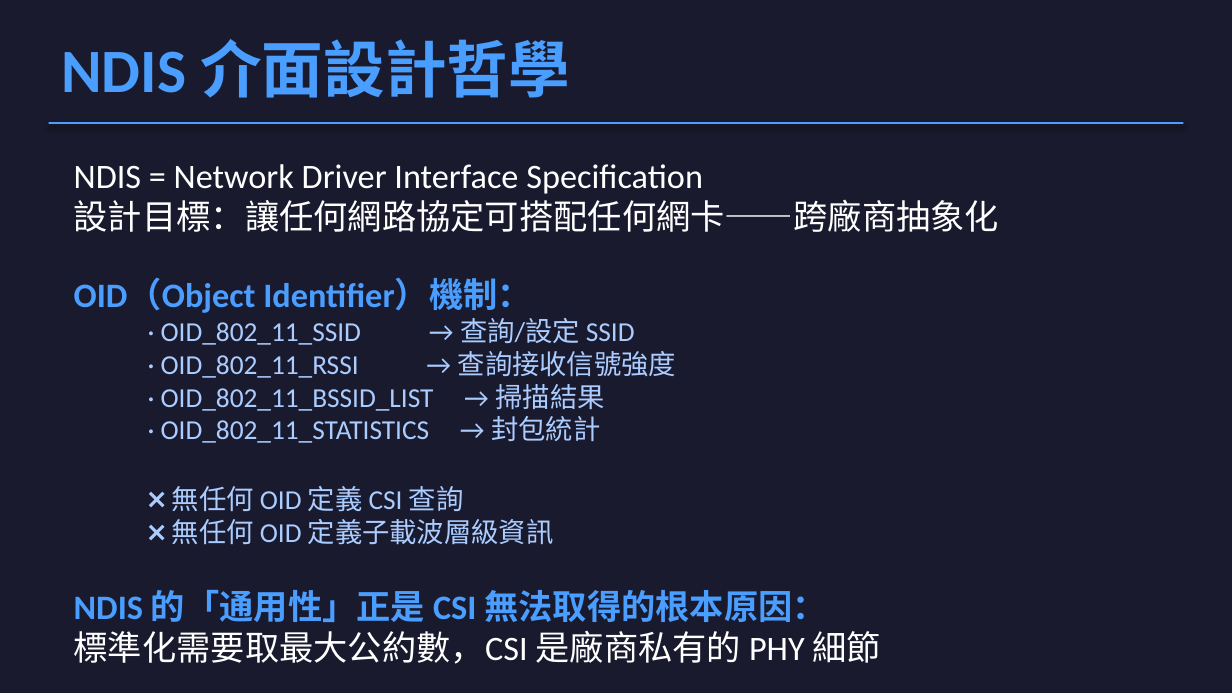
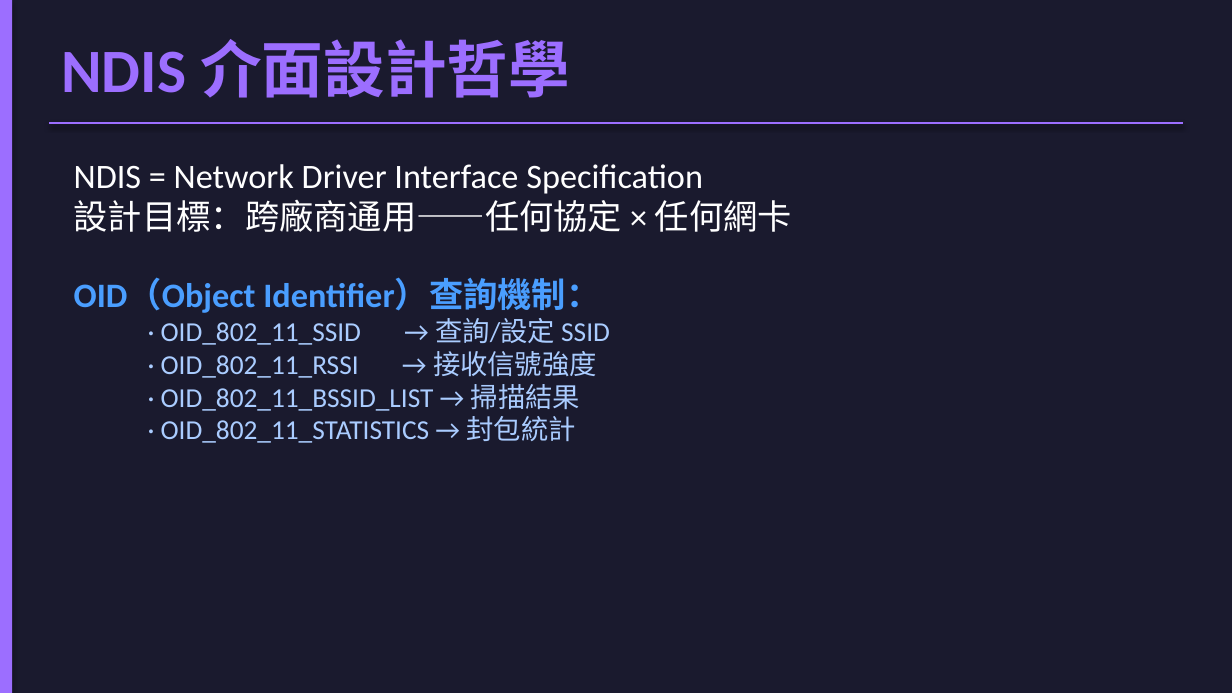
Before and after one commit to jacky92219-cell/network-ppt-project, a slide deck: slide 14 of output/network-card-csi.pptx (slide 12 before the commit). Drawn at 1232x693 pixels with LibreOffice and Linux fonts; fonts in the diff are those of the drawing. Boxes give left, top, right and bottom in pixels: in the first picture for what was removed or moved away, otherwise in the second. Text is boxed around its words. In the diff, an @@ line names an element or a change of style, - is before the commit and + after.

```diff
--- a/output/network-card-csi.pptx
+++ b/output/network-card-csi.pptx
@@ rectangle added at <box>0,0,12,692</box>, fill #9C6EFF @@
@@ text "NDIS 介面設計哲學" at <box>61,39,570,98</box>: text colour #4A9EFF to #9C6EFF @@
@@ rectangle removed at <box>49,123,1183,123</box> @@
@@ line added from (49, 123) to (1183, 123), #9C6EFF 1.5 pt @@
@@ text at <box>74,200,792,313</box>: text changed; text colour #FFFFFF to #4A9EFF; bold on @@
-設計目標：讓任何網路協定可搭配任何網卡——跨廠商抽象化
-OID（Object Identifier）機制：
+設計目標：跨廠商通用——任何協定 × 任何網卡
+OID（Object Identifier）查詢機制：
@@ text at <box>161,351,597,378</box>: text changed @@
-  · OID_802_11_RSSI → 查詢接收信號強度
+  · OID_802_11_RSSI → 接收信號強度
@@ text at <box>74,486,881,664</box>: paragraphs removed @@
-  ❌ 無任何 OID 定義 CSI 查詢
-  ❌ 無任何 OID 定義子載波層級資訊
-NDIS 的「通用性」正是 CSI 無法取得的根本原因：
-標準化需要取最大公約數，CSI 是廠商私有的 PHY 細節
```
Also in this commit, not shown: 23 other slides changed, 4 slides added, 5 other files.
